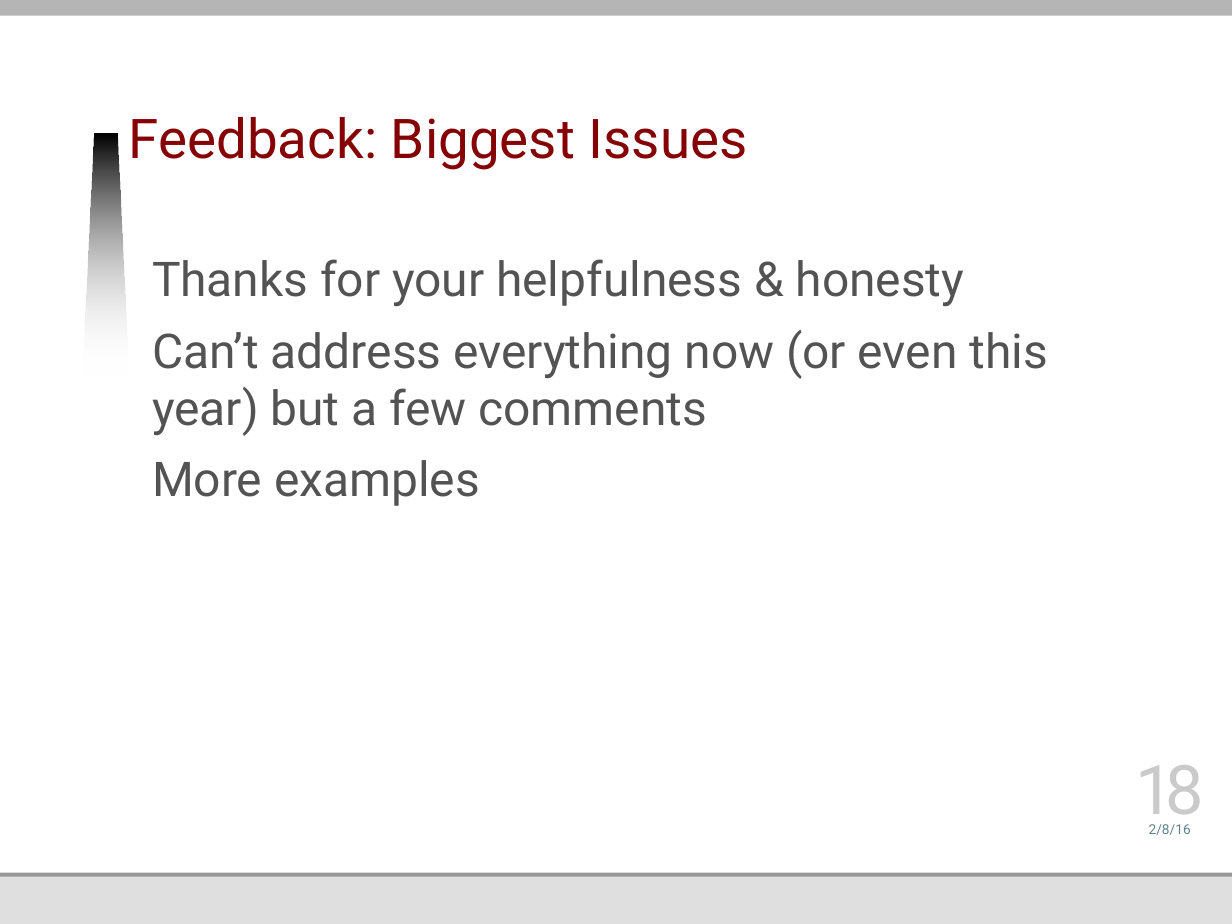
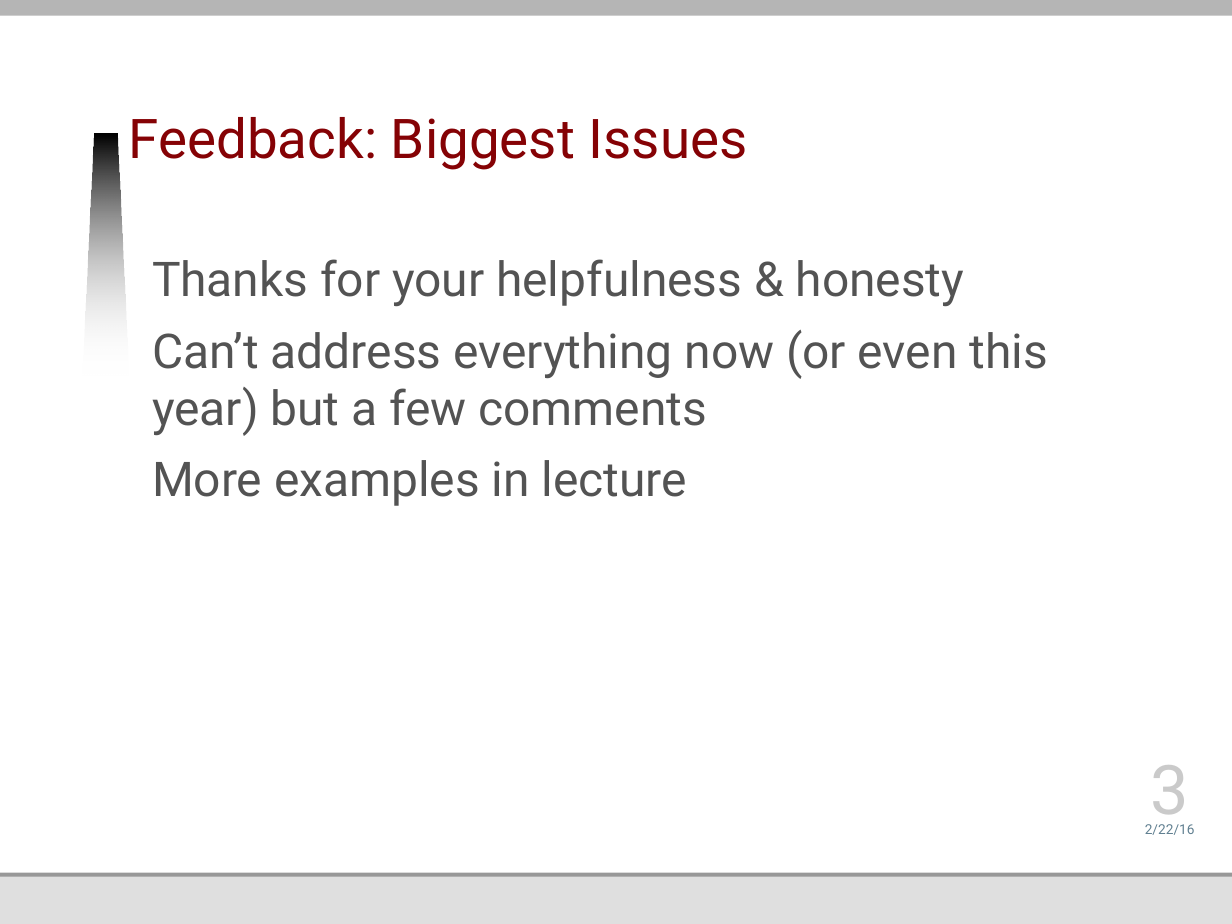
Before and after one commit to jmankoff/data, a slide deck: slide 3 of Lectures/12 Announcements.pptx (slide 18 before the commit). Drawn at 1232x924 pixels with LibreOffice and Linux fonts; fonts in the diff are those of the drawing; background and template pictures are left out. Boxes give left, top, right and bottom in pixels: in the first picture for what was removed or moved away, otherwise in the second. Text is boxed around its words. In the diff, an @@ line names an element or a change of style, - is before the commit and + after.

```diff
--- a/Lectures/12 Announcements.pptx
+++ b/Lectures/12 Announcements.pptx
@@ text at [152,460,687,506]: text changed @@
-More examples
+More examples in lecture
@@ page number at [1151,765,1189,830]: text changed @@
-18
+3
@@ text at [1145,824,1195,835]: text changed @@
-2/8/16
+2/22/16
```
Also in this commit, not shown: 8 other slides changed, 2 slides added, 15 slides removed, 10 other files.
